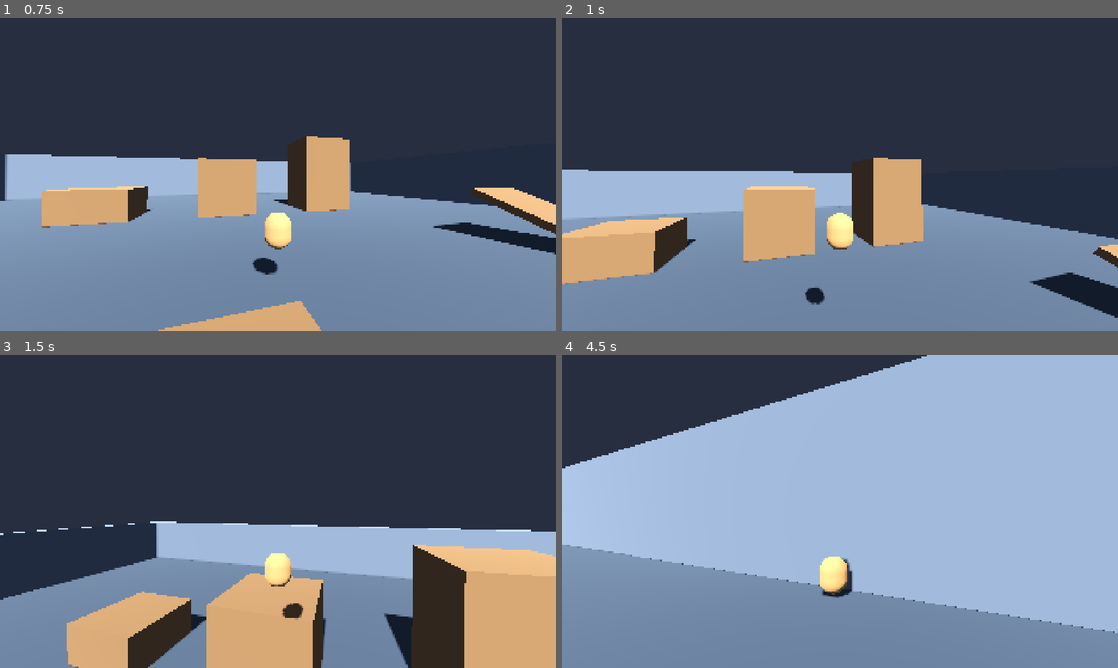
Above: before the commit, frames 1-4 (two rows, left to right).
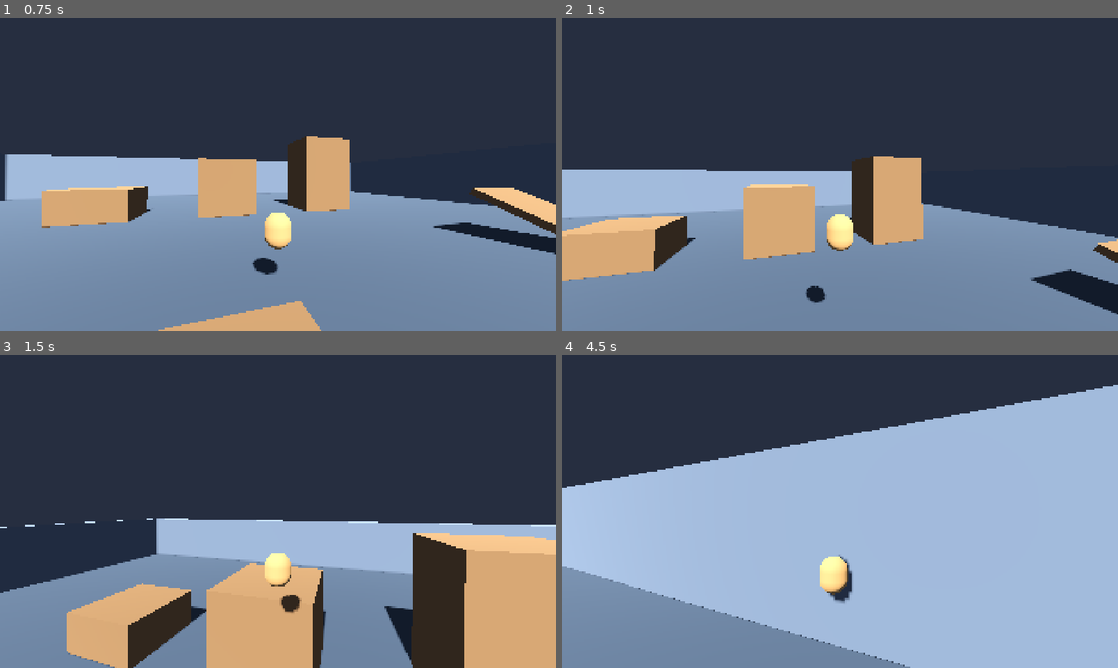
Above: after the commit, the same moments.

Repository: eldritch-dream/floaty_dog_knight
Game: Godot game, scene res://scenes/world/test_room.tscn
Same seed, same stepped clock (60 frames per second), same inputs: the game is played once before the commit and once after it.
Inputs (mouse positions are in pixels of both pictures, inside the frame that each line leads up to):
- Up to frame 1 (0.75 s): tap Enter at 0.5 s; move the mouse to (305, 174) at 0.52 s; hold W (move_forward) from 0.53 s (still down); tap Space (jump) at 0.6 s; click (305, 174) at 0.67 s
- Up to frame 2 (1 s): keep holding W (move_forward); tap Space (jump) at 0.77 s
- Up to frame 3 (1.5 s): keep holding W (move_forward); tap Space (jump) at 1.07 s; move the mouse to (250, 511) at 1.27 s; tap Shift (dash) at 1.35 s
- Up to frame 4 (4.5 s): keep holding W (move_forward); tap Space (jump) at 1.52, 1.55, 1.82, 2.3, 3.02, 3.05, 3.32, 3.6, 3.77, 4.07 s; move the mouse to (851, 505) at 2.02 s; tap Alt at 2.1 s; move the mouse to (834, 517) at 2.77 s; tap Ctrl at 2.85 s; click (834, 517) at 2.92 s; move the mouse to (878, 514) at 3.52 s; move the mouse to (795, 508) at 4.27 s; tap Shift (dash) at 4.35 s

Frame 1 is identical in both runs. In frame 2, 2.0% of the frame differs, in the area x 0-100%, y 44-96%; in frame 3, 7.4%; in frame 4, 29%, in the area x 0-100%, y 0-100%.

Commit message:
Add 1.5x gravity on air jumps for snappier double jump arc

Diff:
--- a/scripts/player/states/jump.gd
+++ b/scripts/player/states/jump.gd
@@ -1,13 +1,16 @@
 extends PlayerState
 ## Jump — launched upward, transitions to Float when falling.
+
+var _is_air_jump: bool = false
 
 
 func enter() -> void:
 	# Use weaker air jump velocity if this is a mid-air jump.
-	if player.is_on_floor():
+	_is_air_jump = not player.is_on_floor()
+	if _is_air_jump:
+		player.velocity.y = config.air_jump_velocity
+	else:
 		player.velocity.y = config.jump_velocity
-	else:
-		player.velocity.y = config.air_jump_velocity
 	player.coyote_timer = 0.0
 	player.jump_buffered = false
 
@@ -15,6 +18,9 @@
 func physics_update(delta: float) -> void:
 	var base_gravity: float = ProjectSettings.get_setting("physics/3d/default_gravity", 9.8)
 	var gravity: float = base_gravity * config.gravity_scale
+	# Pull air jumps down faster so they feel snappier.
+	if _is_air_jump:
+		gravity *= 1.5
 	player.velocity.y -= gravity * delta
 
 	# Air control — camera-relative.
